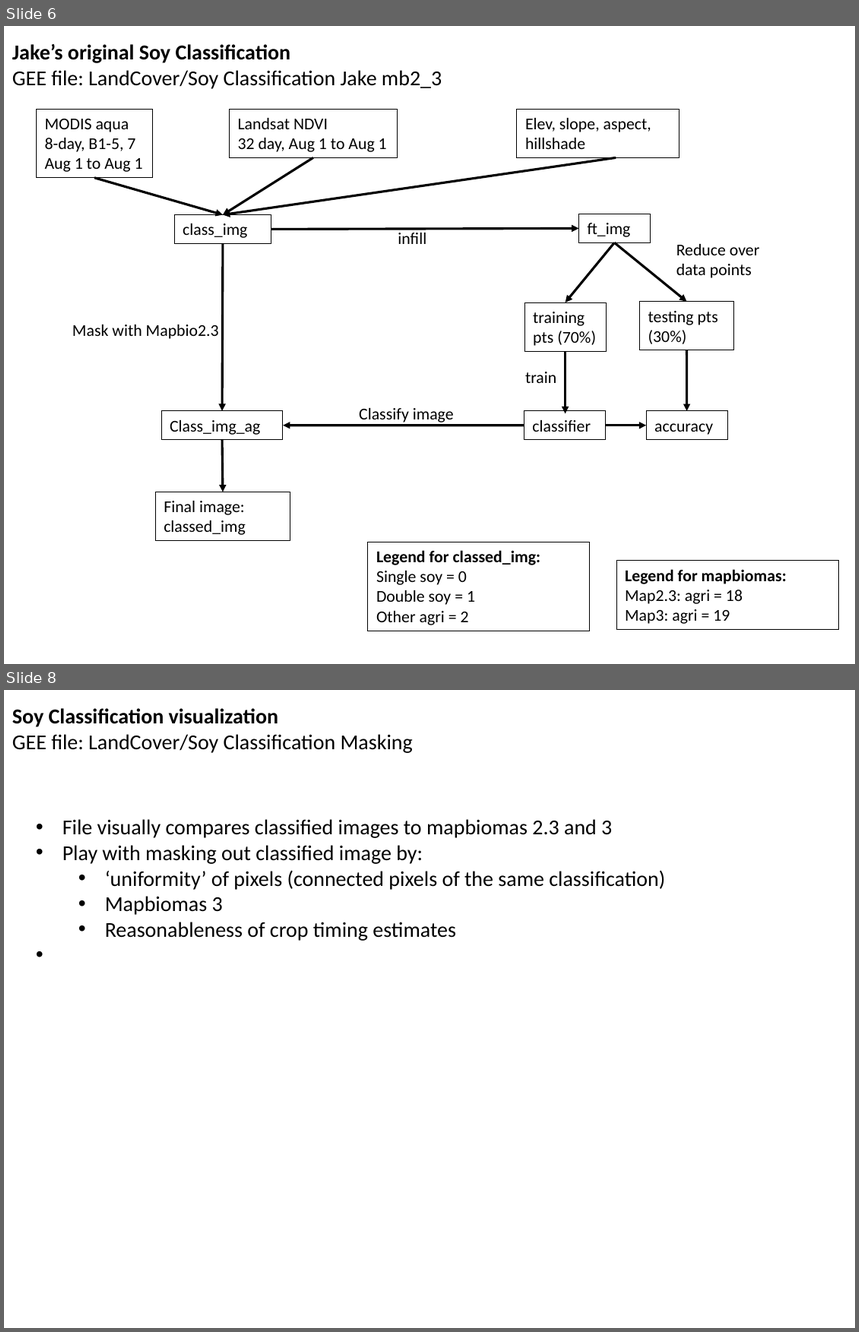
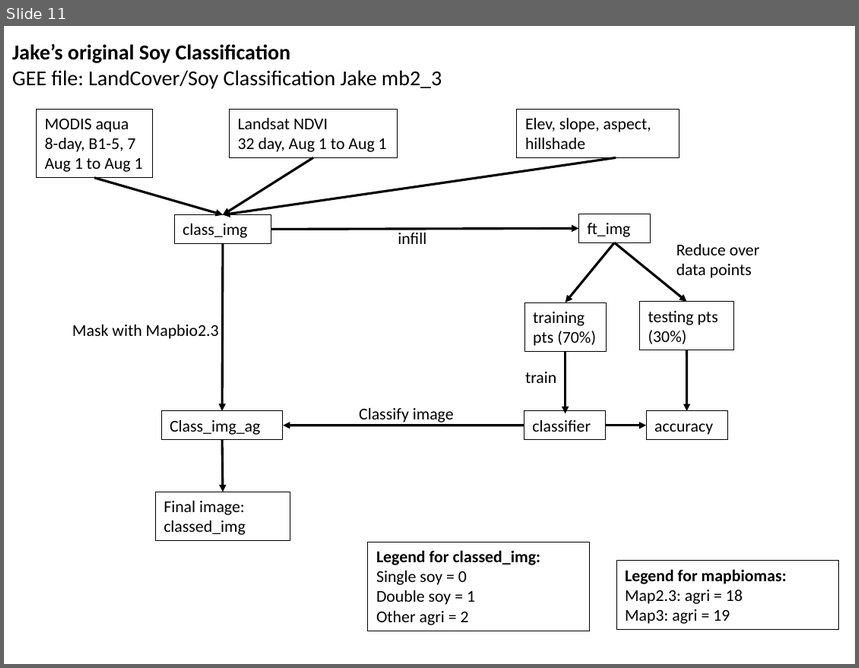
Before and after one commit to minghui-zhang/Meeting, a slide deck: January 19 2019.pptx. Shown one above the other, each under a label of ours: slides 6 and 8 before the commit, slide 11 after it; the slides between them are not shown. The pictures are 859x1332 and 859x668 pixels, drawn with LibreOffice and Linux fonts; fonts in the diff are those of the drawing. Boxes give left, top, right and bottom in pixels: in the first picture for what was removed or moved away, otherwise in the second. Text is boxed around its words. In the diff, an @@ line names an element or a change of style, - is before the commit and + after.

```diff
--- a/January 19 2019.pptx
+++ b/January 19 2019.pptx
@@ slide 8 removed at (4,690,855,1328), background #FFFFFF @@
@@ text removed at (12,708,413,753) @@
-Soy Classification visualization
-GEE file: LandCover/Soy Classification Masking
@@ text removed at (63,819,665,941) @@
-• File visually compares classified images to mapbiomas 2.3 and 3
-• Play with masking out classified image by:
-  • ‘uniformity’ of pixels (connected pixels of the same classification)
-  • Mapbiomas 3
-  • Reasonableness of crop timing estimates
@@ what was slide 6 is now slide 11 @@
```
Also in this commit, not shown: 4 slides changed, 9 slides added.
